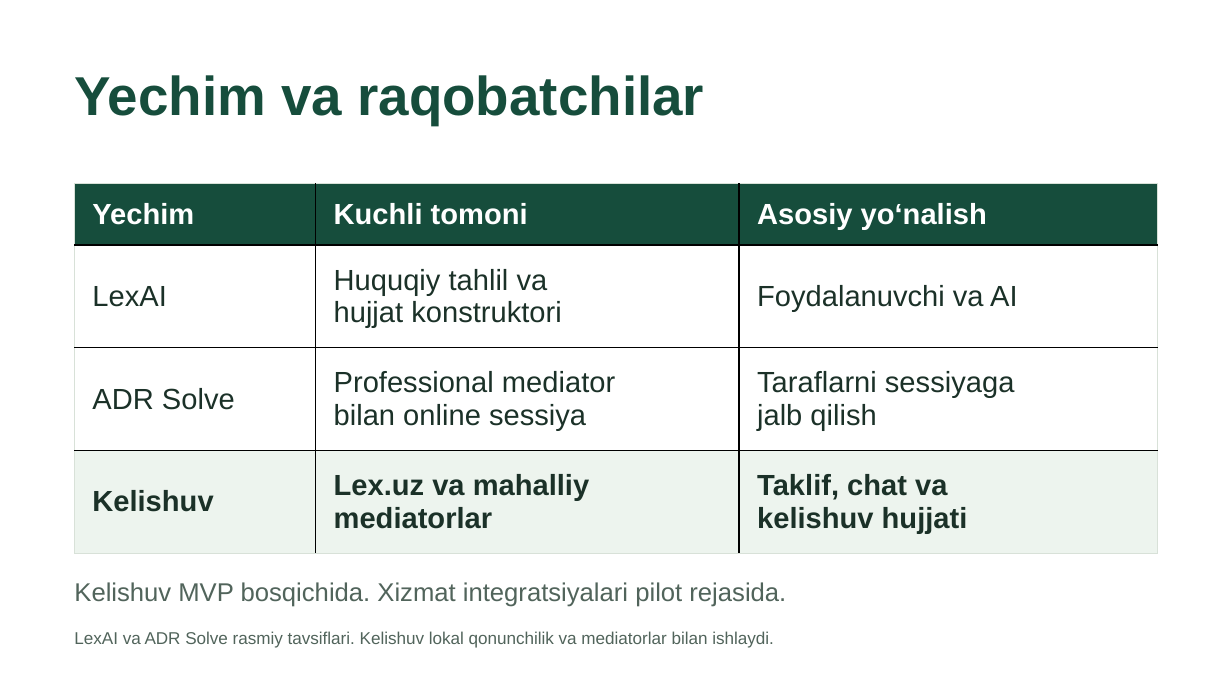
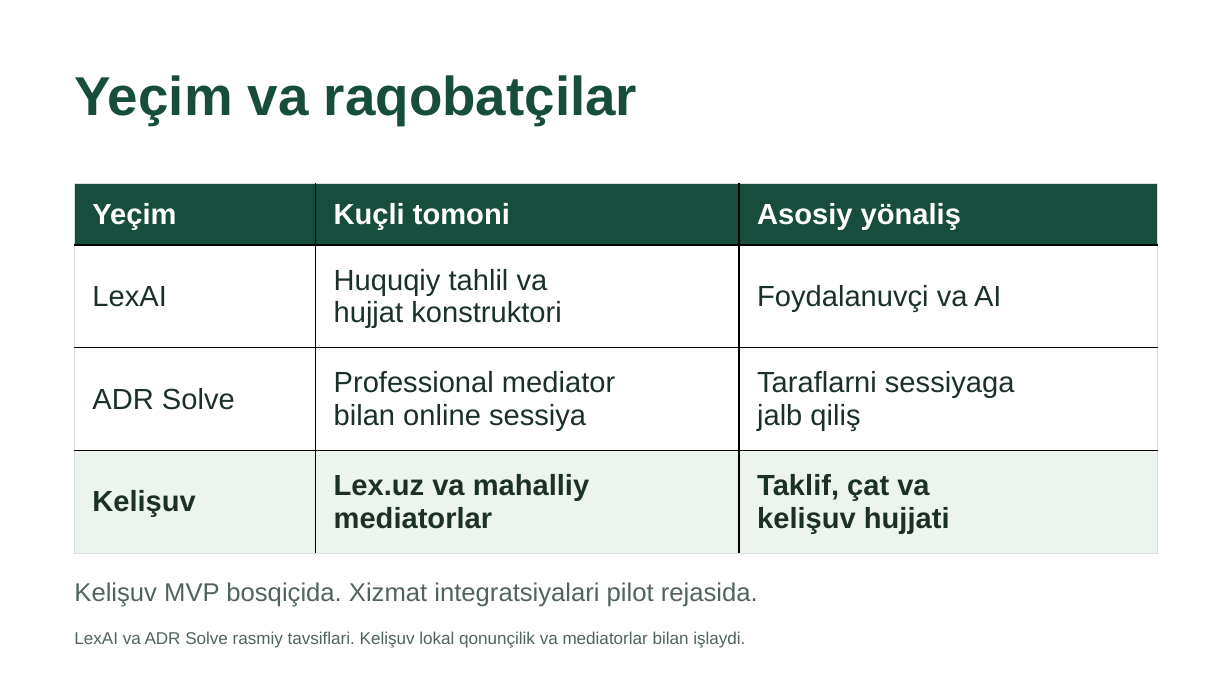
Before and after one commit to Albeerte/kelishuv-ai, a slide deck: slide 5 of docs/presentation/Kelishuv-LexHackathon-2026.pptx. Drawn at 1232x693 pixels with LibreOffice and Linux fonts; fonts in the diff are those of the drawing. Boxes give left, top, right and bottom in pixels: in the first picture for what was removed or moved away, otherwise in the second. Text is boxed around its words. In the diff, an @@ line names an element or a change of style, - is before the commit and + after.

```diff
--- a/docs/presentation/Kelishuv-LexHackathon-2026.pptx
+++ b/docs/presentation/Kelishuv-LexHackathon-2026.pptx
@@ text at bbox=[74, 75, 637, 124]: text changed @@
-Yechim va raqobatchilar
+Yeçim va raqobatçilar
@@ table at bbox=[74, 184, 1158, 553] @@
-row 1: Yechim | Kuchli tomoni | Asosiy yo‘nalish
+row 1: Yeçim | Kuçli tomoni | Asosiy yönaliş
-row 2, column 3: Foydalanuvchi va AI
+row 2, column 3: Foydalanuvçi va AI
-row 3, column 3: Taraflarni sessiyaga / jalb qilish
+row 3, column 3: Taraflarni sessiyaga / jalb qiliş
-row 4, column 1: Kelishuv
+row 4, column 1: Kelişuv
-row 4, column 3: Taklif, chat va / kelishuv hujjati
+row 4, column 3: Taklif, çat va / kelişuv hujjati
@@ text at bbox=[74, 582, 758, 607]: text changed @@
-Kelishuv MVP bosqichida. Xizmat integratsiyalari pilot rejasida.
+Kelişuv MVP bosqiçida. Xizmat integratsiyalari pilot rejasida.
@@ text at bbox=[74, 631, 745, 648]: text changed @@
-LexAI va ADR Solve rasmiy tavsiflari. Kelishuv lokal qonunchilik va mediatorlar bilan ishlaydi.
+LexAI va ADR Solve rasmiy tavsiflari. Kelişuv lokal qonunçilik va mediatorlar bilan işlaydi.
```
Also in this commit, not shown: 7 other slides changed, 59 other files.
